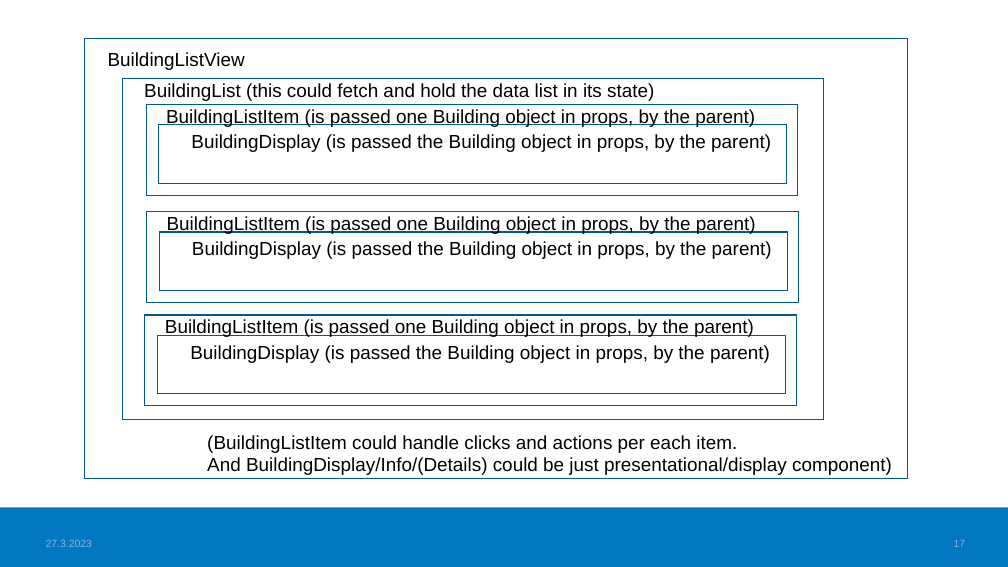
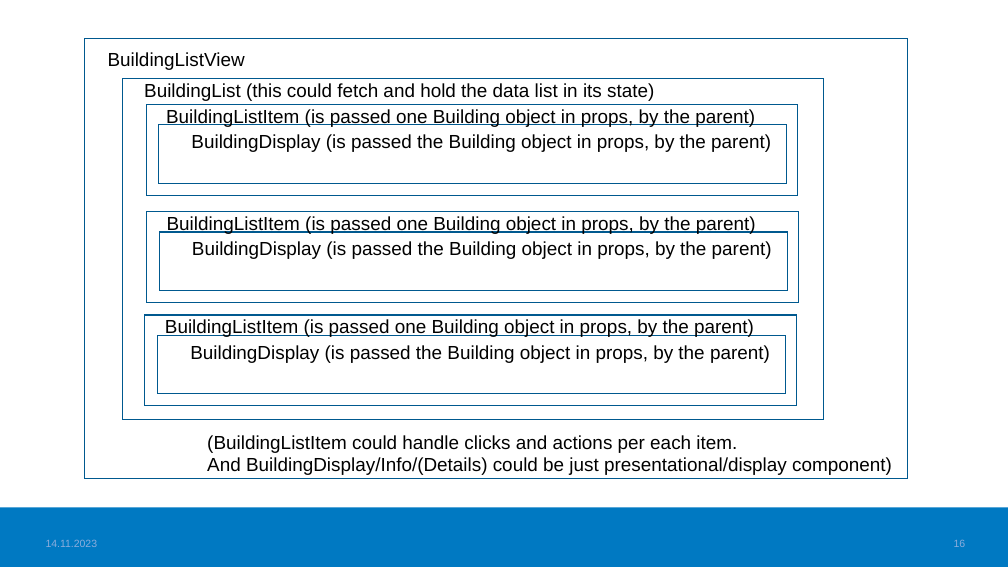
Before and after one commit to haagahelia/ohke-teknologiat, a slide deck: slide 16 of 05_frontend/Frontend_VideoTopics.pptx (slide 17 before the commit). Drawn at 1008x567 pixels with LibreOffice and Linux fonts; fonts in the diff are those of the drawing; background and template pictures are left out. Boxes give left, top, right and bottom in pixels: in the first picture for what was removed or moved away, otherwise in the second. Text is boxed around its words. In the diff, an @@ line names an element or a change of style, - is before the commit and + after.

```diff
--- a/05_frontend/Frontend_VideoTopics.pptx
+++ b/05_frontend/Frontend_VideoTopics.pptx
@@ text at (x1=46, y1=539, x2=98, y2=547): text changed @@
-27.3.2023
+14.11.2023
@@ page number at (x1=954, y1=539, x2=966, y2=547): text changed @@
-17
+16
```
Also in this commit, not shown: 15 other slides changed, 1 slide removed, 3 other files.
